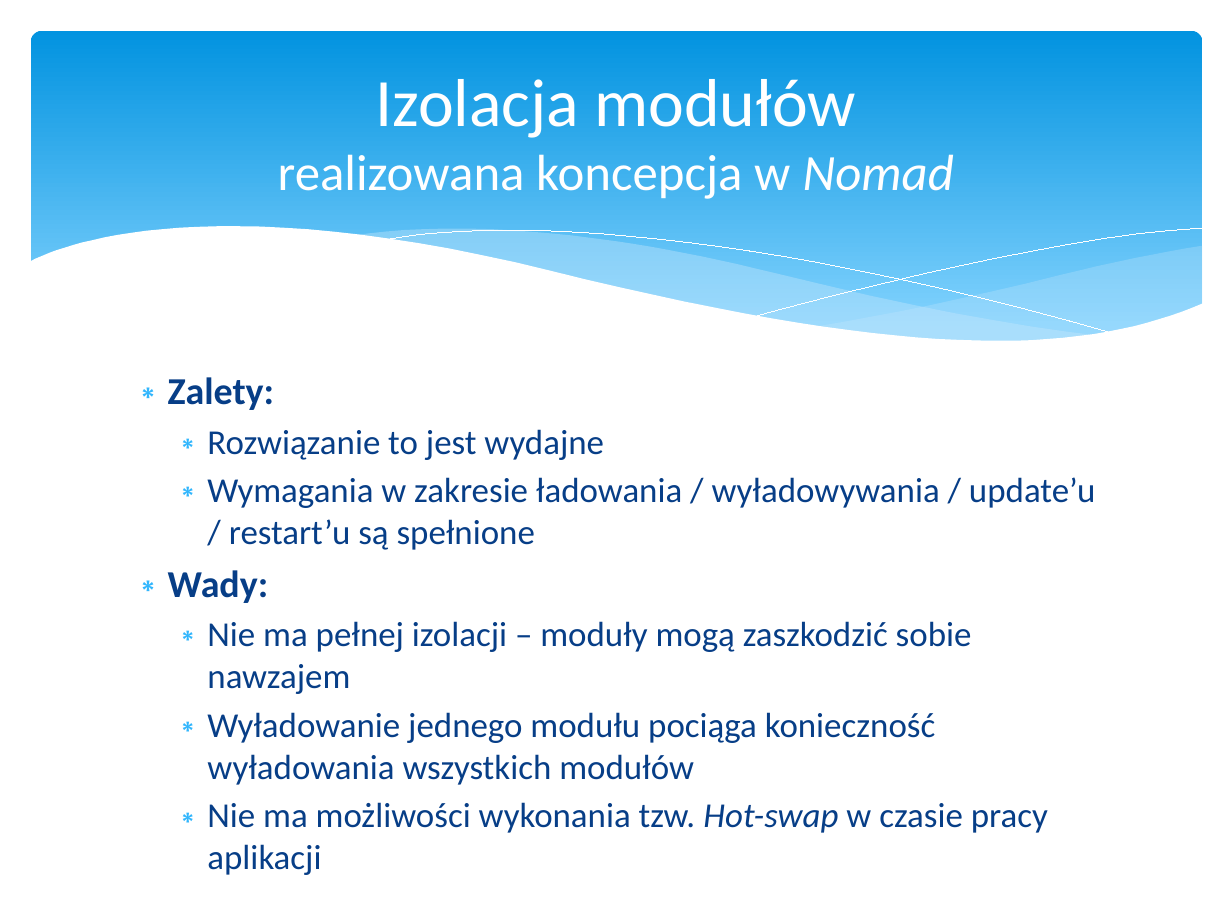
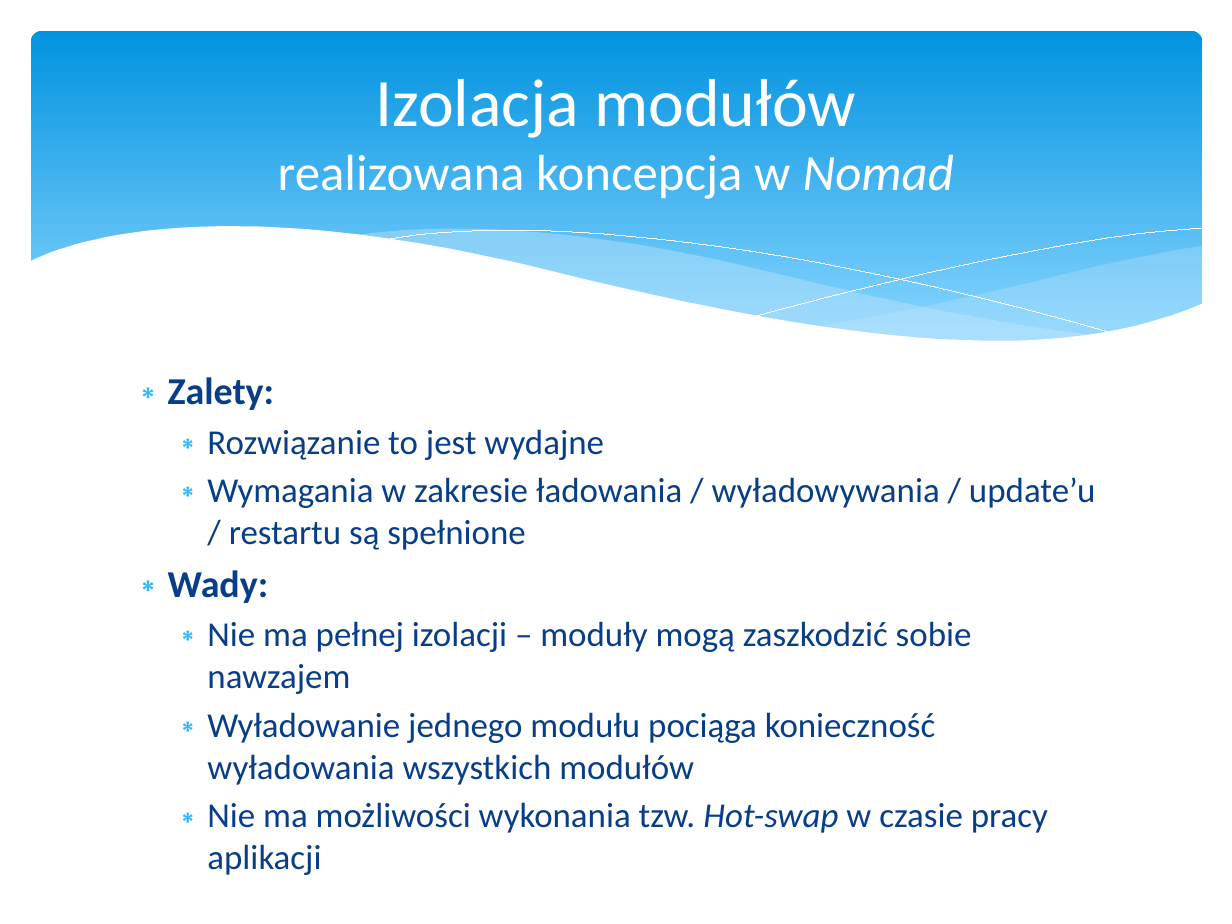
Before and after one commit to psla/Nomad, a slide deck: slide 44 of DiplomaSeminar/Presentation/Nomad.pptx. Drawn at 1232x924 pixels with LibreOffice and Linux fonts; fonts in the diff are those of the drawing. Boxes give left, top, right and bottom in pixels: in the first picture for what was removed or moved away, otherwise in the second. Text is boxed around its words. In the diff, an @@ line names an element or a change of style, - is before the commit and + after.

```diff
--- a/DiplomaSeminar/Presentation/Nomad.pptx
+++ b/DiplomaSeminar/Presentation/Nomad.pptx
@@ text at (207,477,1095,550): text changed @@
-  ∗ Wymagania w zakresie ładowania / wyładowywania / update’u / restart’u są spełnione
+  ∗ Wymagania w zakresie ładowania / wyładowywania / update’u / restartu są spełnione
```
Also in this commit, not shown: 9 other slides changed, 4 other files.
